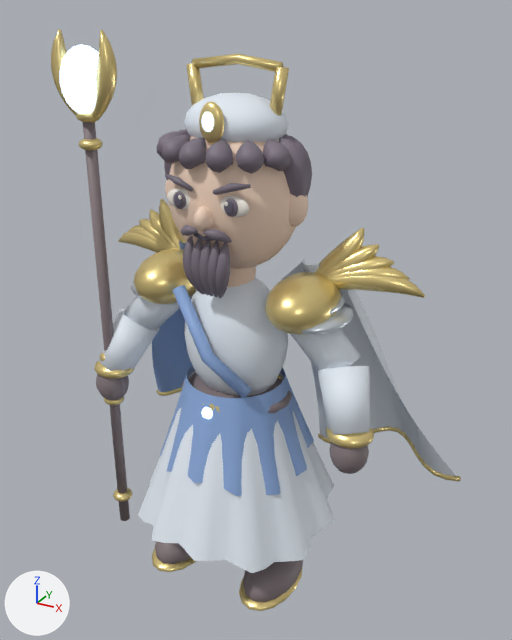
Before and after pictures for a commit that changed the glTF model samkok/web/models/57-e2.glb.
Camera for both pictures: a 50 mm lens placed at (1.9, -3.21, 3.38), pointed at (0.03, 0.18, 1.68). The axes (+X, +Y, +Z) are drawn at lower left. The lights are the same throughout. The picture after the commit comes second.

Names of what the first picture shows: '57_T2_Frost Monarch_Mesh'.
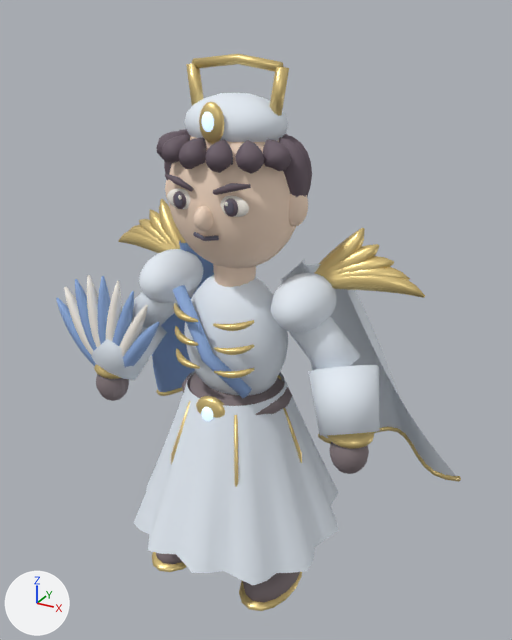
What differs and where, as boxes [x1, y1, x2, y2] in the pictures (512 x 640 px; the box of a moved part takes in the faces that stretch with it):
'57_T2_Frost Monarch_Mesh', surface changed, reshaped
    before: [51, 29, 461, 611]
    after: [56, 54, 461, 611]
part 1 of me_57_t2_frost_monarch_mesh, moved or reshaped
    before: [199, 241, 213, 296]
    after: [174, 303, 198, 322]
part 2 of me_57_t2_frost_monarch_mesh, moved or reshaped
    before: [207, 240, 220, 297]
    after: [175, 326, 198, 346]
part 3 of me_57_t2_frost_monarch_mesh, moved or reshaped
    before: [215, 242, 230, 298]
    after: [176, 348, 200, 369]
part 4 of me_57_t2_frost_monarch_mesh, moved or reshaped
    before: [191, 238, 209, 296]
    after: [213, 320, 255, 331]
part 5 of me_57_t2_frost_monarch_mesh, moved or reshaped
    before: [183, 236, 204, 295]
    after: [214, 344, 255, 355]
part 6 of me_57_t2_frost_monarch_mesh, moved or reshaped
    before: [181, 225, 198, 236]
    after: [214, 368, 255, 378]
part 7 of me_57_t2_frost_monarch_mesh, rebuilt (38% wider)
    before: [318, 366, 370, 435]
    after: [308, 365, 380, 436]
part 8 of me_57_t2_frost_monarch_mesh, added (blue)
    after: [56, 298, 96, 366]
part 9 of me_57_t2_frost_monarch_mesh, added (blue)
    after: [75, 279, 97, 351]
part 10 of me_57_t2_frost_monarch_mesh, added (blue)
    after: [98, 276, 111, 344]
part 11 of me_57_t2_frost_monarch_mesh, added
    after: [87, 275, 101, 348]
part 12 of me_57_t2_frost_monarch_mesh, added
    after: [106, 281, 122, 341]
part 13 of me_57_t2_frost_monarch_mesh, added
    after: [119, 305, 148, 356]
part 14 of me_57_t2_frost_monarch_mesh, added
    after: [91, 306, 167, 380]
part 15 of me_57_t2_frost_monarch_mesh, deleted
    before: [51, 29, 354, 502]
part 16 of me_57_t2_frost_monarch_mesh, moved or reshaped
    before: [83, 122, 334, 573]
    after: [64, 287, 339, 585]
part 17 of me_57_t2_frost_monarch_mesh, recoloured
    both: [139, 249, 336, 333]
part 18 of me_57_t2_frost_monarch_mesh, recoloured (grey to dark grey)
    both: [156, 129, 312, 213]

Diff of the bpy script that builds the scene:
```diff
--- a/samkok/web/models/57-e2.glb.py
+++ b/samkok/web/models/57-e2.glb.py
@@ mat_magic_8bb9ff_001 @@
 mat_magic_8bb9ff_001.emission_color = (0.545, 0.725, 1.0)  # blue #c3ddff
-mat_magic_8bb9ff_001.emission_strength = 2.0
+mat_magic_8bb9ff_001.emission_strength = 1.0
@@ mat_hair_251b22_001 @@
+mat_hair_251b22_001 = principled_material('Hair 251b22.001')
+mat_hair_251b22_001.base_color = (0.145, 0.106, 0.133)  # dark grey #6a5c66
+mat_hair_251b22_001.roughness = 0.72
@@ me_57_t2_frost_monarch_mesh @@
-me_57_t2_frost_monarch_mesh.from_pydata(...)  # 11032 vertices, 20176 faces; spans x -1.22..1.22, y -0.63..0.97, z 0.02..3.28
+me_57_t2_frost_monarch_mesh.from_pydata(...)  # 9356 vertices, 17216 faces; spans x -1.22..1.22, y -0.66..0.97, z 0.02..3.18
+# me_57_t2_frost_monarch_mesh part 1: the loose piece of 54 vertices spanning x -0.04..0.04, y -0.32..-0.23, z 1.98..2.3 is multiplied about its middle by the matrix ((-0.084, 0.248, 0.64), (0.0, 0.546, -0.216), (-0.514, 0.063, -0.091)), then moved by (-0.16, -0.01, -0.28), in mat_antique_gold_001 (yellow #e6cc88)
+# me_57_t2_frost_monarch_mesh part 2: the loose piece of 54 vertices spanning x 0.01..0.09, y -0.32..-0.23, z 1.98..2.3 is multiplied about its middle by the matrix ((-0.06, 0.245, 0.644), (-0.03, 0.544, -0.214), (-0.538, 0.026, -0.049)), then moved by (-0.21, -0.01, -0.42), in mat_antique_gold_001 (yellow #e6cc88)
+# me_57_t2_frost_monarch_mesh part 3: the loose piece of 54 vertices spanning x 0.05..0.14, y -0.32..-0.23, z 1.98..2.3 is multiplied about its middle by the matrix ((-0.004, 0.205, 0.627), (-0.043, 0.626, -0.205), (-0.659, -0.042, 0.009)), then moved by (-0.26, -0.01, -0.56), in mat_antique_gold_001 (yellow #e6cc88)
+# me_57_t2_frost_monarch_mesh part 4: the loose piece of 54 vertices spanning x -0.09..-0.01, y -0.32..-0.23, z 1.98..2.3 is multiplied about its middle by the matrix ((-0.06, -0.245, -0.644), (0.03, 0.544, -0.214), (0.538, 0.026, -0.049)), then moved by (0.21, -0.01, -0.28), in mat_antique_gold_001 (yellow #e6cc88)
+# me_57_t2_frost_monarch_mesh part 5: the loose piece of 54 vertices spanning x -0.14..-0.05, y -0.32..-0.23, z 1.98..2.3 is multiplied about its middle by the matrix ((-0.004, -0.205, -0.627), (0.043, 0.626, -0.205), (0.659, -0.042, 0.009)), then moved by (0.26, -0.01, -0.42), in mat_antique_gold_001 (yellow #e6cc88)
+# me_57_t2_frost_monarch_mesh part 6: the loose piece of 54 vertices spanning x -0.15..-0.02, y -0.35..-0.27, z 2.3..2.38 is multiplied about its middle by the matrix ((-1.4, 0.279, -0.306), (-0.12, 0.945, -0.156), (0.072, 0.061, -0.771)), then moved by (0.24, 0.02, -0.76), in mat_antique_gold_001 (yellow #e6cc88)
+# me_57_t2_frost_monarch_mesh part 7: the loose piece of 20 vertices spanning x 0.55..0.89, y -0.25..0.11, z 1.26..1.68 is rebuilt with 20 vertices and now spans x 0.5..0.94, y -0.3..0.15, z 1.24..1.71
+# me_57_t2_frost_monarch_mesh part 8: a new loose piece of 54 vertices spanning x -1.2..-0.79, y -0.24..-0.15, z 1.23..1.72, in mat_accent_4368b6_001 (blue #8cabdc)
+# me_57_t2_frost_monarch_mesh part 9: a new loose piece of 54 vertices spanning x -1.02..-0.79, y -0.24..-0.15, z 1.23..1.88, in mat_accent_4368b6_001 (blue #8cabdc)
+# me_57_t2_frost_monarch_mesh part 10: a new loose piece of 54 vertices spanning x -0.85..-0.75, y -0.24..-0.15, z 1.23..1.93, in mat_accent_4368b6_001 (blue #8cabdc)
+# me_57_t2_frost_monarch_mesh part 11: a new loose piece of 54 vertices spanning x -0.93..-0.79, y -0.24..-0.15, z 1.23..1.92, in mat_ivory_001 (white #faf5eb)
+# me_57_t2_frost_monarch_mesh part 12: a new loose piece of 54 vertices spanning x -0.81..-0.67, y -0.24..-0.15, z 1.23..1.92, in mat_ivory_001 (white #faf5eb)
+# me_57_t2_frost_monarch_mesh part 13: a new loose piece of 54 vertices spanning x -0.81..-0.48, y -0.24..-0.15, z 1.23..1.81, in mat_ivory_001 (white #faf5eb)
+# me_57_t2_frost_monarch_mesh part 14: a new loose piece of 20 vertices spanning x -0.94..-0.5, y -0.3..0.15, z 1.24..1.71, in mat_silk_cdddf0_001 (white #e8eff8)
+# me_57_t2_frost_monarch_mesh part 15: 11 loose pieces with 1570 vertices, spanning x -1.01..0.68, y -0.35..0.26, z 0.32..3.28, are deleted
+# me_57_t2_frost_monarch_mesh part 16: 557 vertices moved from x -0.86..0.63, y -0.63..0.63, z 0.44..2.08 to x -0.86..0.66, y -0.66..0.66, z 0.38..2.08; 630 vertices removed from x -0.89..0.48, y -0.48..0.48, z 0.15..2.85; 160 vertices added at x -1.12..-0.4, y -0.24..-0.15, z 1.23..1.88
+# me_57_t2_frost_monarch_mesh part 17: 640 faces spanning x -0.59..0.59, y -0.24..0.24, z 1.79..2.09 switch from mat_antique_gold_001 (yellow #edd691) to mat_silk_cdddf0_001 (white #e8eff8)
+# me_57_t2_frost_monarch_mesh part 18: 2160 faces spanning x -0.43..0.43, y -0.33..0.33, z 2.39..2.8 switch from mat_hair_332a35_001 (grey #7c717e) to mat_hair_251b22_001 (dark grey #6a5c66)
+# other edits to the shape of me_57_t2_frost_monarch_mesh do not show in these pictures
 me_57_t2_frost_monarch_mesh.materials.append(mat_accent_4368b6_001)
@@ me_57_t2_frost_monarch_mesh @@
 me_57_t2_frost_monarch_mesh.materials.append(mat_magic_8bb9ff_001)
-me_57_t2_frost_monarch_mesh.materials.append(mat_steel_001)  # white #dfe7ee
```
